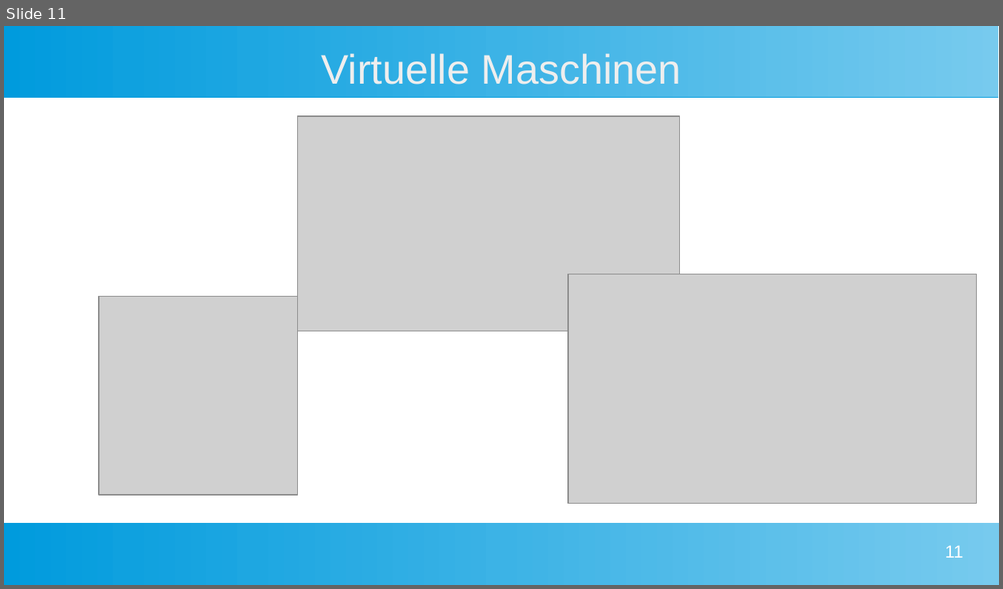
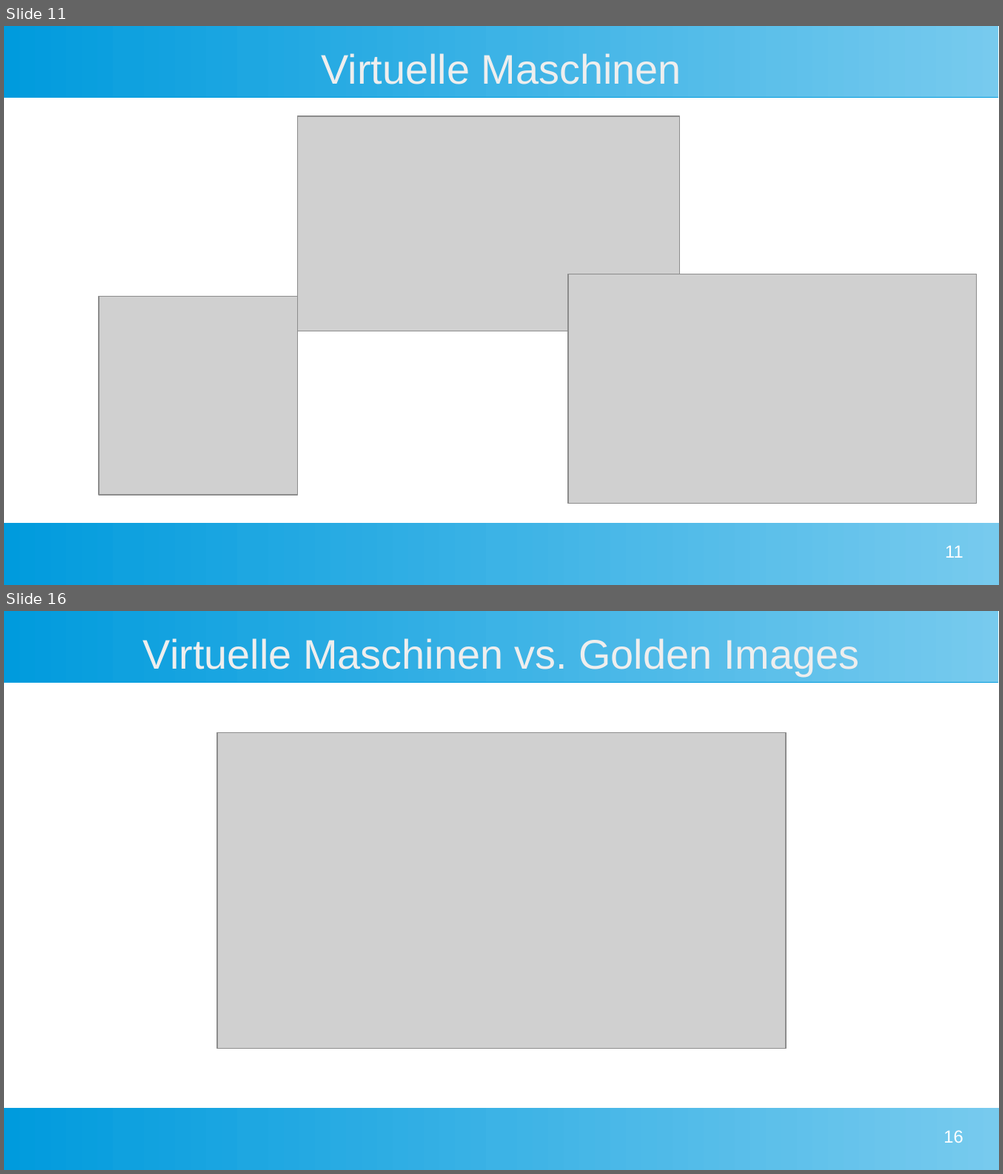
Before and after one commit to NemanjaTomic57/packer-workshop, a slide deck: presentation.odp. Shown one above the other, each under a label of ours: slide 11 before the commit, slides 11 and 16 after it; the slides between them are not shown. The pictures are 1003x589 and 1003x1174 pixels, drawn with LibreOffice and Linux fonts; fonts in the diff are those of the drawing; grey boxes stand for pictures. Boxes give left, top, right and bottom in pixels: in the first picture for what was removed or moved away, otherwise in the second. Text is boxed around its words. In the diff, an @@ line names an element or a change of style, - is before the commit and + after.

```diff
--- a/presentation.odp
+++ b/presentation.odp
@@ slide 16 added at (4,611,999,1170), background #FFFFFF; not listed: 2 template elements that a slide beside it also shows @@
@@ title added at (143,638,859,676), 33 pt, text #EEEEEE @@
+Virtuelle Maschinen vs. Golden Images
@@ picture added at (217,733,785,1049) @@
@@ page number added at (943,1130,962,1143), 14 pt, text #FFFFFF @@
+16
```
Also in this commit, not shown: 3 slides changed, 4 other slides added, 1 slide removed, 8 other files.
